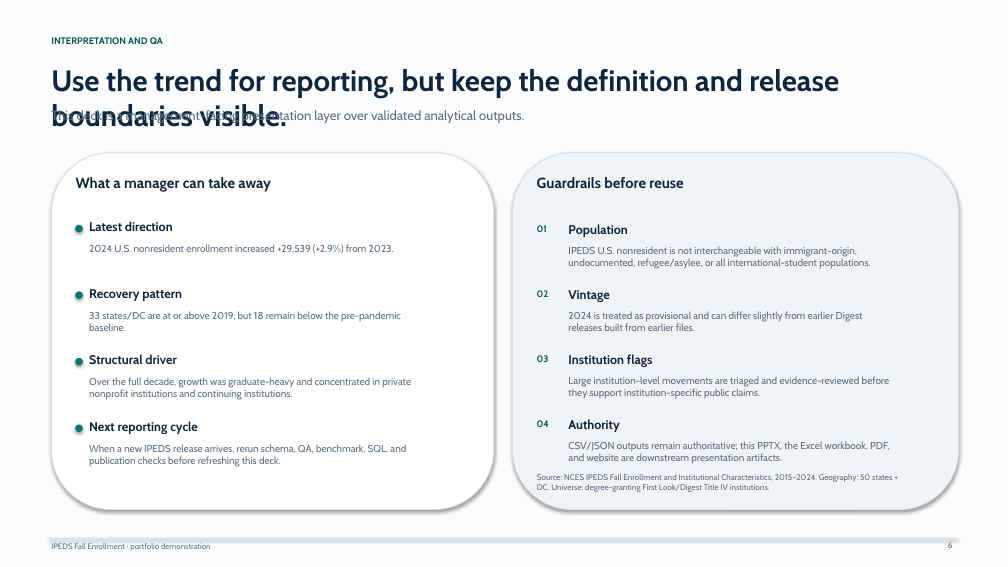
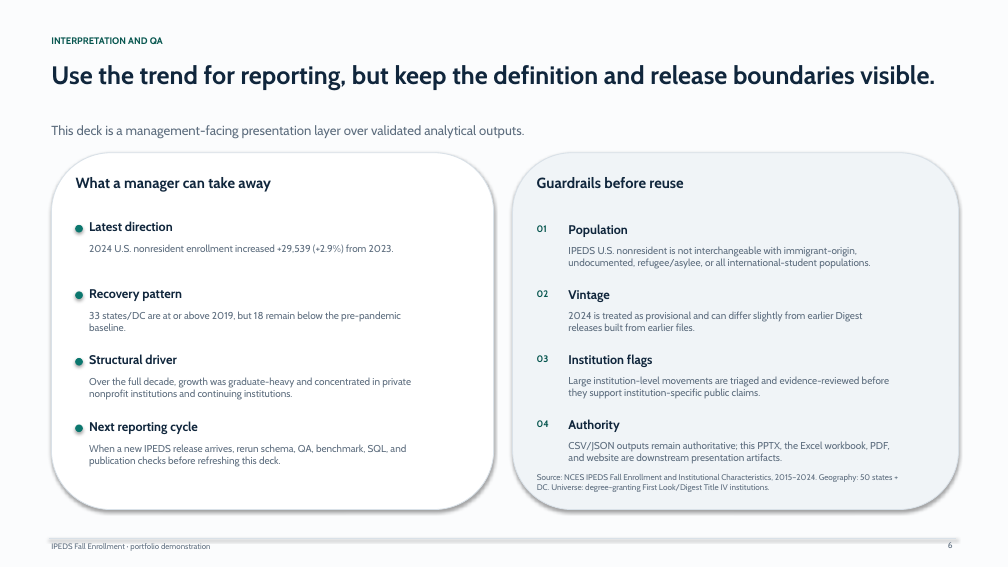
Before and after one commit to Joseph-Th/higher_education_and_immigration_demo, a slide deck: slide 6 of deliverables/management_briefing_deck.pptx. Drawn at 1008x567 pixels with LibreOffice and Linux fonts; fonts in the diff are those of the drawing. Boxes give left, top, right and bottom in pixels: in the first picture for what was removed or moved away, otherwise in the second. Text is boxed around its words. In the diff, an @@ line names an element or a change of style, - is before the commit and + after.

```diff
--- a/deliverables/management_briefing_deck.pptx
+++ b/deliverables/management_briefing_deck.pptx
@@ text "Use the trend for reporting, ..." at bbox=[51, 65, 935, 90]: size 28 to 24 pt @@
@@ text "This deck is a management-facing ...": place and size @@
-text "This deck is a management-facing ..." at bbox=[51, 109, 524, 124]
+text "This deck is a management-facing ..." at bbox=[51, 125, 524, 138]
```
Also in this commit, not shown: 4 other slides changed, 3 other files.
